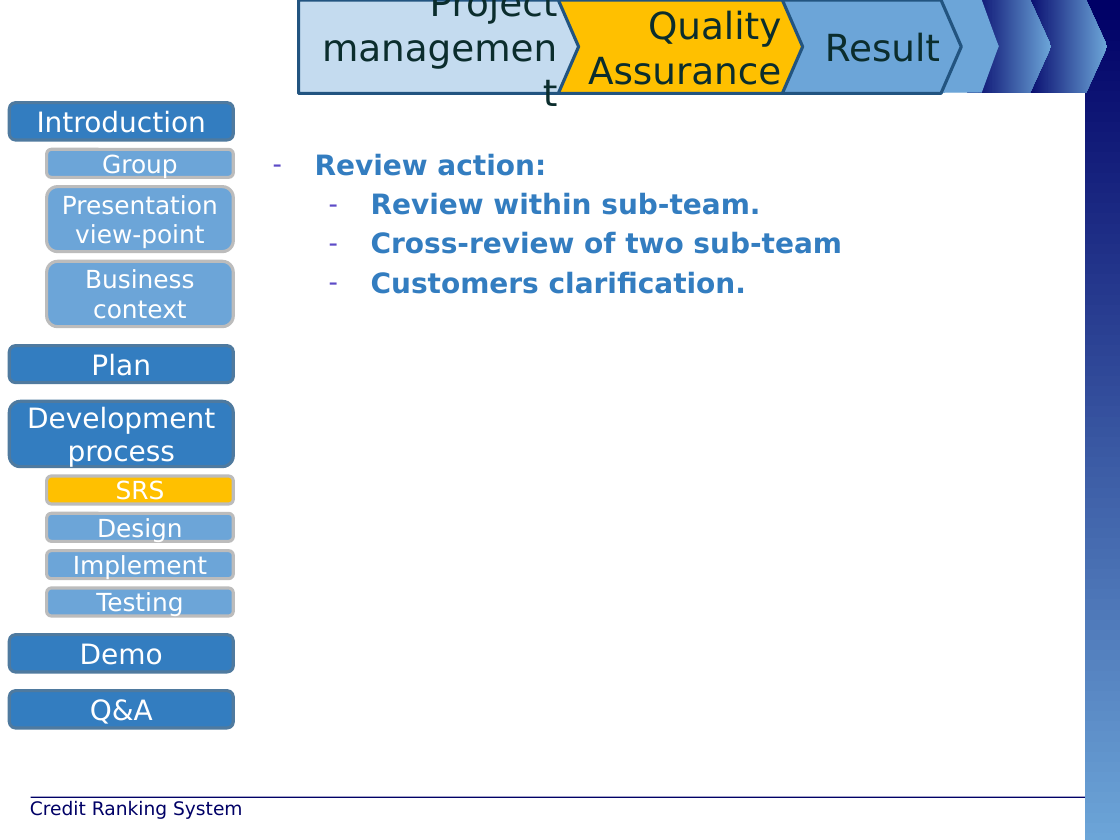
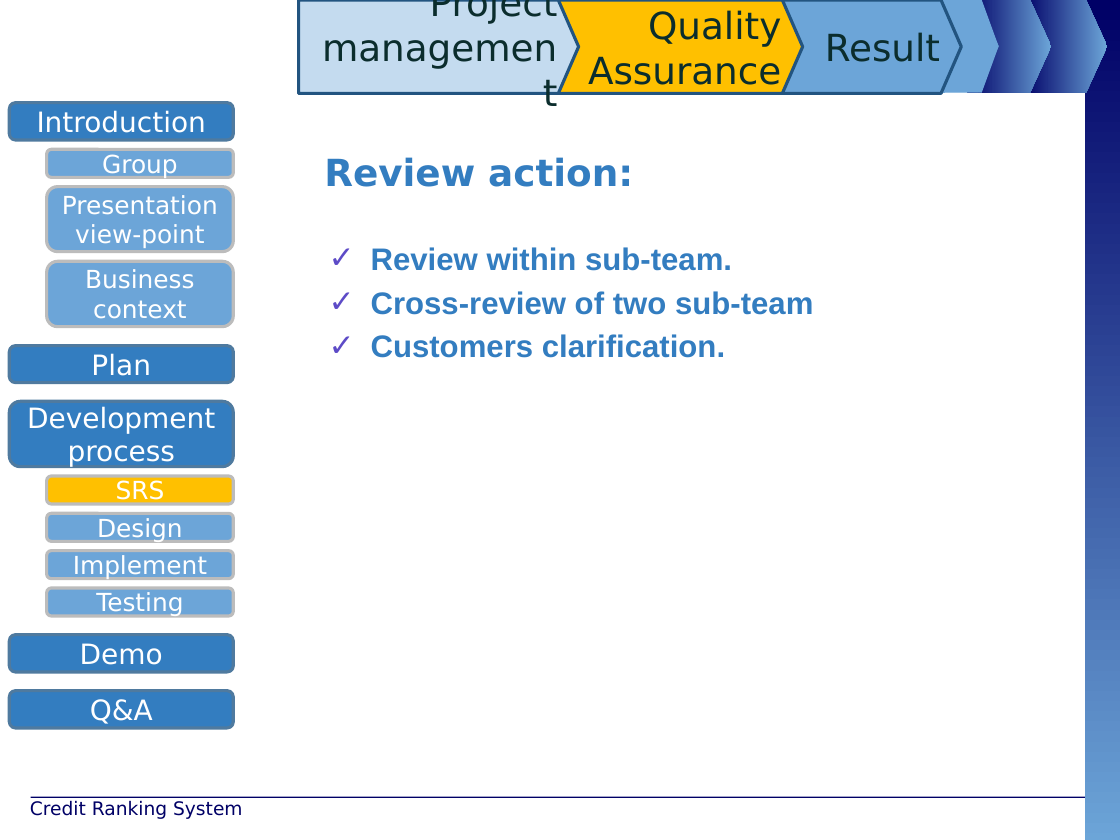
Before and after one commit to maily89/fbdm, a slide deck: slide 21 of Deliverables/FBD - slide.pptx (slide 22 before the commit). Drawn at 1120x840 pixels with LibreOffice and Linux fonts; fonts in the diff are those of the drawing; background and template pictures are left out. Boxes give left, top, right and bottom in pixels: in the first picture for what was removed or moved away, otherwise in the second. Text is boxed around its words. In the diff, an @@ line names an element or a change of style, - is before the commit and + after.

```diff
--- a/Deliverables/FBD - slide.pptx
+++ b/Deliverables/FBD - slide.pptx
@@ text "Review action:" at (324,157,813,358): size 18 to 24 pt in "Review action:"; size 18 to 20 pt, font DejaVu Sans to Arial in "Review within sub-team.", "Cross-review of two sub-team", "Customers clarification."; bullet - to none; more space between paragraphs; bullet - to ✓ @@
```
Also in this commit, not shown: 10 other slides changed, 1 slide removed.
